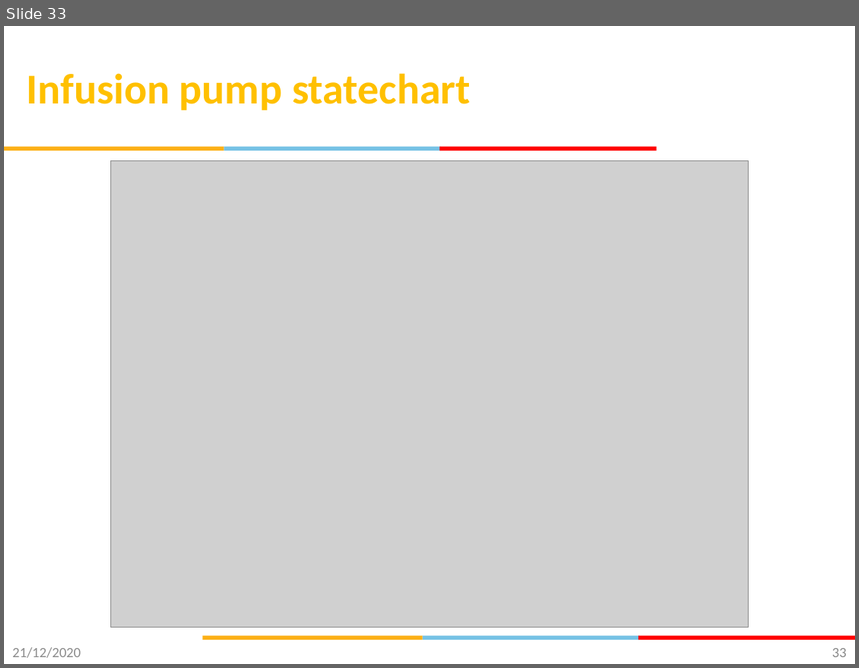
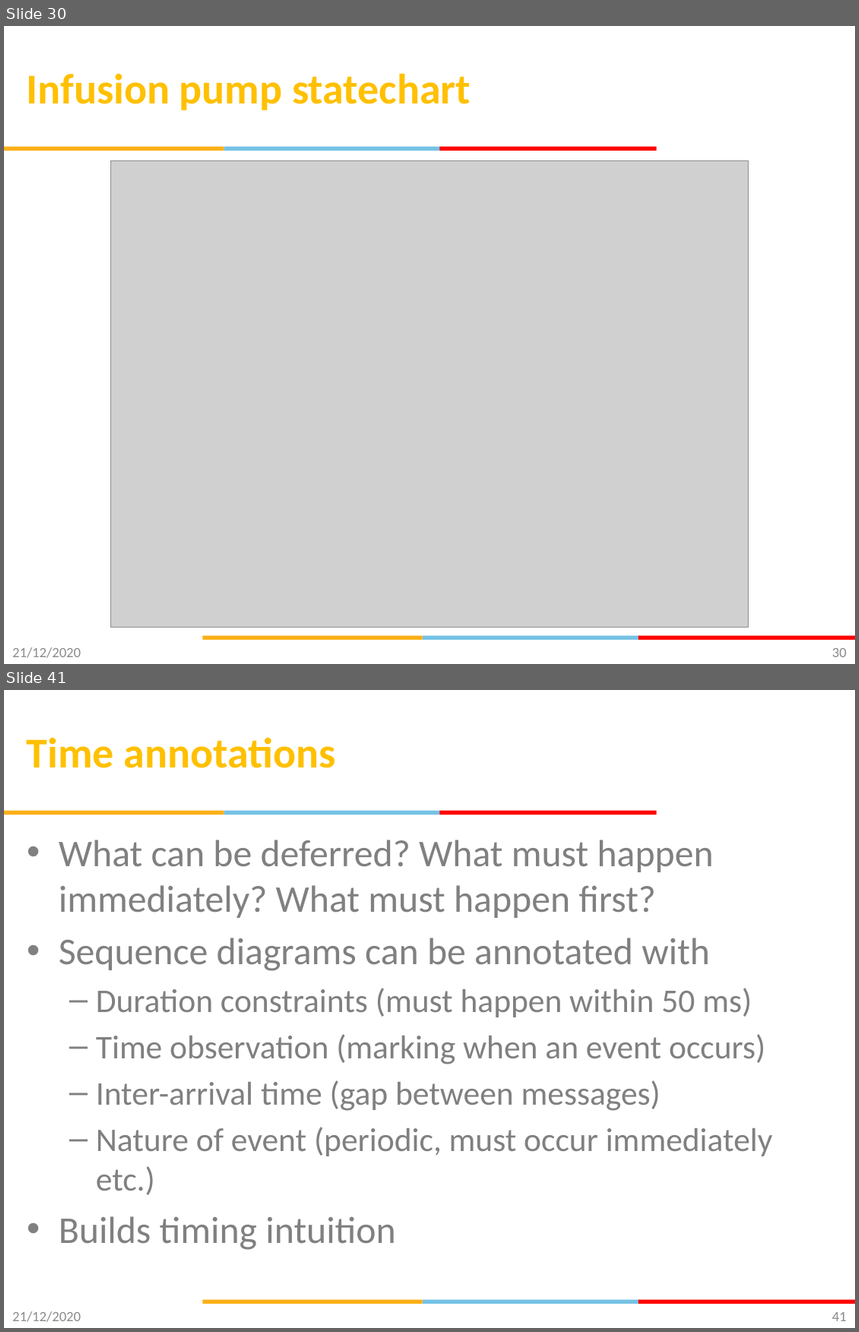
Before and after one commit to gsaurabhr-teaching/csg523-material, a slide deck: Lec-9-12-modeling-uml.pptx. Shown one above the other, each under a label of ours: slide 33 before the commit, slides 30 and 41 after it; the slides between them are not shown. The pictures are 859x668 and 859x1332 pixels, drawn with LibreOffice and Linux fonts; fonts in the diff are those of the drawing; grey boxes stand for pictures; background and template pictures are left out. Boxes give left, top, right and bottom in pixels: in the first picture for what was removed or moved away, otherwise in the second. Text is boxed around its words. In the diff, an @@ line names an element or a change of style, - is before the commit and + after.

Commit message:
sequence diagrams

```diff
--- a/Lec-9-12-modeling-uml.pptx
+++ b/Lec-9-12-modeling-uml.pptx
@@ slide 41 added at [4, 690, 855, 1328], background #FFFFFF; not listed: 6 template elements that a slide beside it also shows @@
@@ title added at [27, 737, 336, 768], 36 pt, text #FFC000, bold @@
+Time annotations
@@ text added at [59, 840, 773, 1250], 28 pt, text #808080 @@
+• What can be deferred? What must happen immediately? What must happen first?
+• Sequence diagrams can be annotated with
+  – Duration constraints (must happen within 50 ms)
+  – Time observation (marking when an event occurs)
+  – Inter-arrival time (gap between messages)
+  – Nature of event (periodic, must occur immediately etc.)
+• Builds timing intuition
@@ text added at [12, 1312, 81, 1322], 12 pt, text #8C8C8C @@
+21/12/2020
@@ page number added at [832, 1312, 847, 1322], 12 pt, text #898989 @@
+41
@@ what was slide 33 is now slide 30 @@
@@ page number at [832, 648, 847, 658]: text changed @@
-33
+30
```
Also in this commit, not shown: 1 slide changed, 12 other slides added, 2 slides removed.
